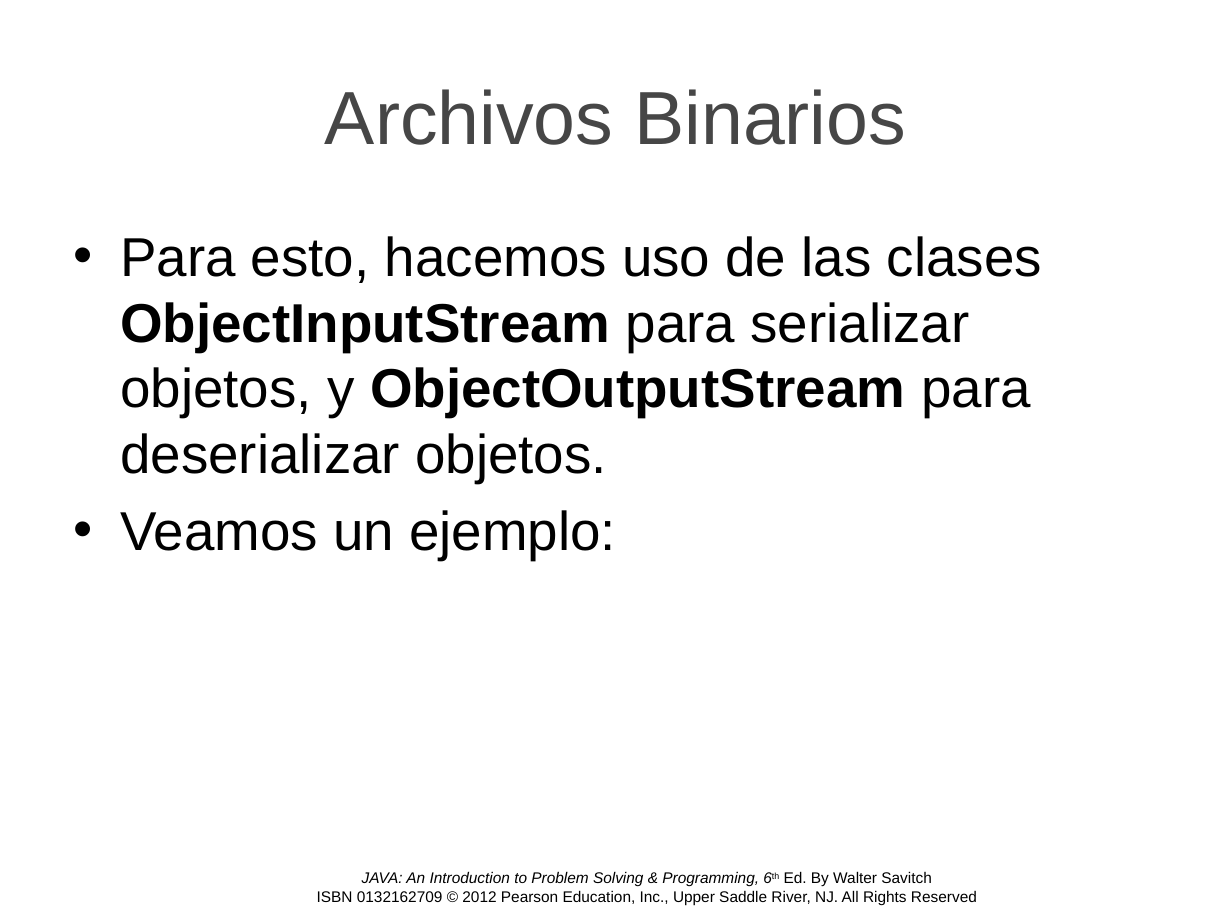
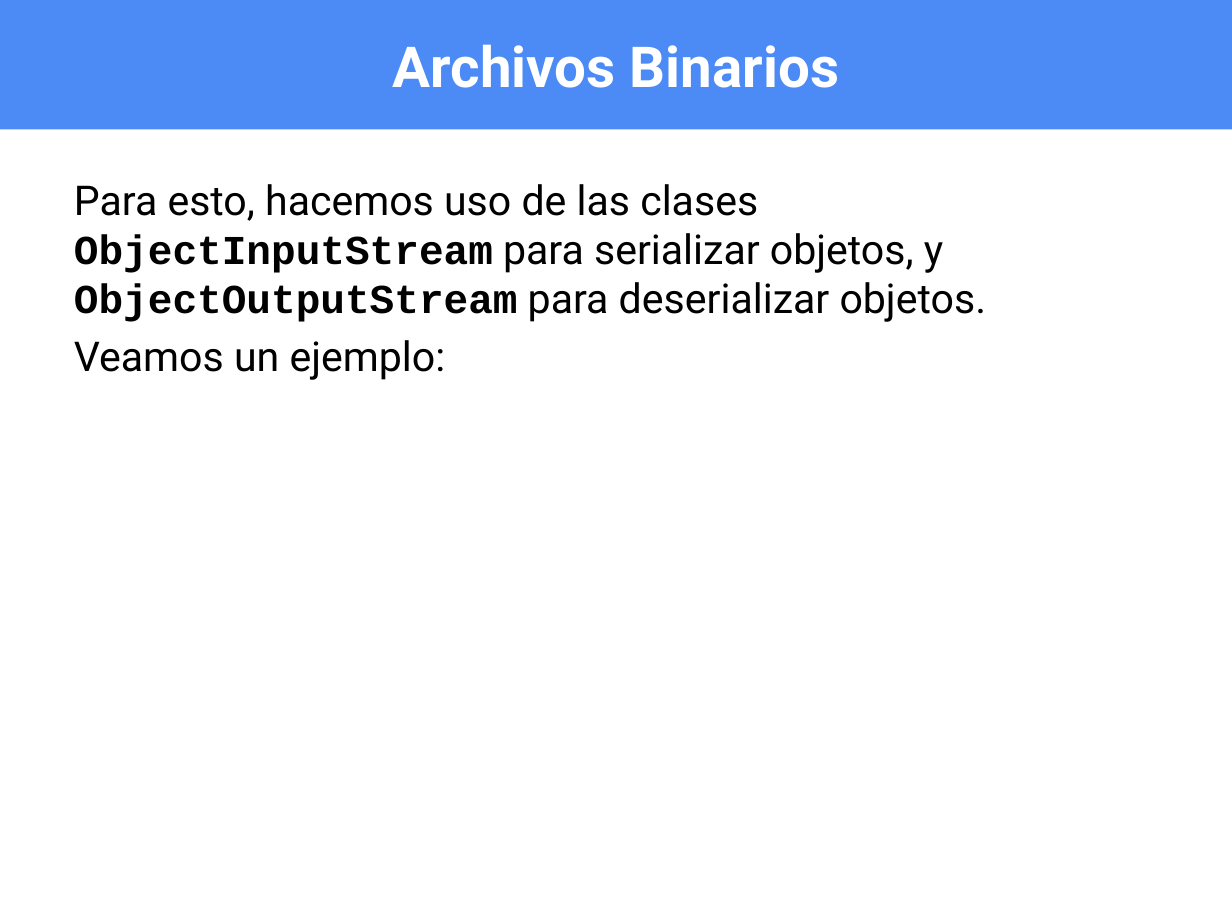
Before and after one commit to OMardil/INFO2, a slide deck: slide 37 of MOD13_Archivos_IO/01 Presentacion/INFO2_MOD13-Archivos_IO.pptx (slide 33 before the commit). Drawn at 1232x924 pixels with LibreOffice and Linux fonts; fonts in the diff are those of the drawing; background and template pictures are left out. Boxes give left, top, right and bottom in pixels: in the first picture for what was removed or moved away, otherwise in the second. Text is boxed around its words. In the diff, an @@ line names an element or a change of style, - is before the commit and + after.

```diff
--- a/MOD13_Archivos_IO/01 Presentacion/INFO2_MOD13-Archivos_IO.pptx
+++ b/MOD13_Archivos_IO/01 Presentacion/INFO2_MOD13-Archivos_IO.pptx
@@ title "Archivos Binarios": place and size @@
-title "Archivos Binarios" at (325,89,906,145)
+title "Archivos Binarios" at (0,0,1232,129)
@@ title "Archivos Binarios" at (0,0,1232,129): size 44 to 33 pt, font Arial to Roboto, text colour #464646 to #FFFFFF, bold on; fill none to #4C8BF5 @@
@@ text "Para esto, hacemos uso de ...": place and size @@
-text "Para esto, hacemos uso de ..." at (120,236,1042,560)
+text "Para esto, hacemos uso de ..." at (74,184,987,380)
@@ text "Para esto, hacemos uso de ..." at (74,184,987,380): size 32 to 24 pt; font Arial to Roboto in "Para esto, hacemos uso de las clases ...", "Veamos un ejemplo:"; font Arial to Courier New in "ObjectInputStream ObjectOutputStream"; bullet • to none; less space between paragraphs @@
@@ text removed at (317,871,977,905) @@
-JAVA: An Introduction to Problem Solving & Programming, 6th Ed. By Walter Savitch
-ISBN 0132162709 © 2012 Pearson Education, Inc., Upper Saddle River, NJ. All Rights Reserved
```
Also in this commit, not shown: 28 other slides changed, 16 slides added, 12 slides removed, 15 other files.
